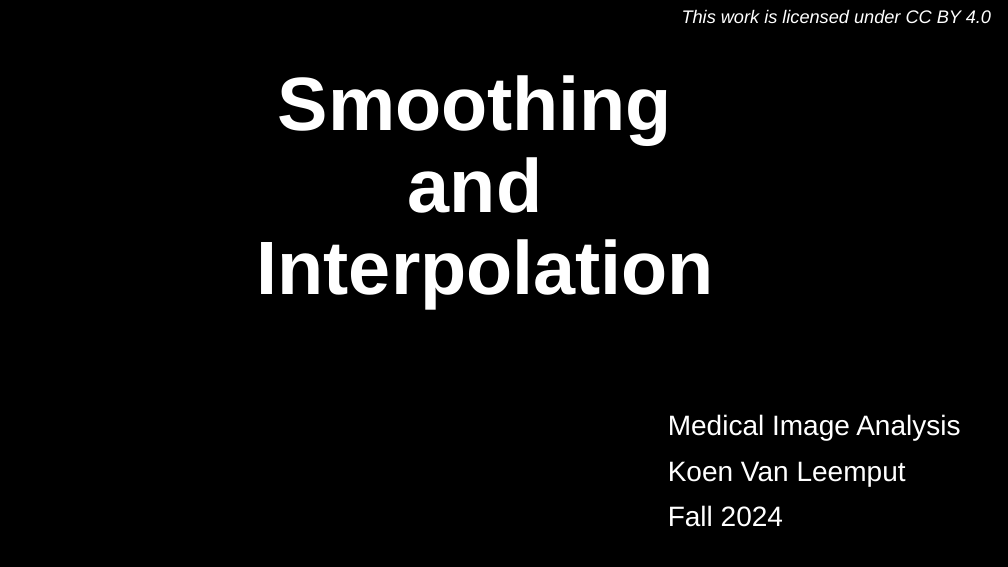
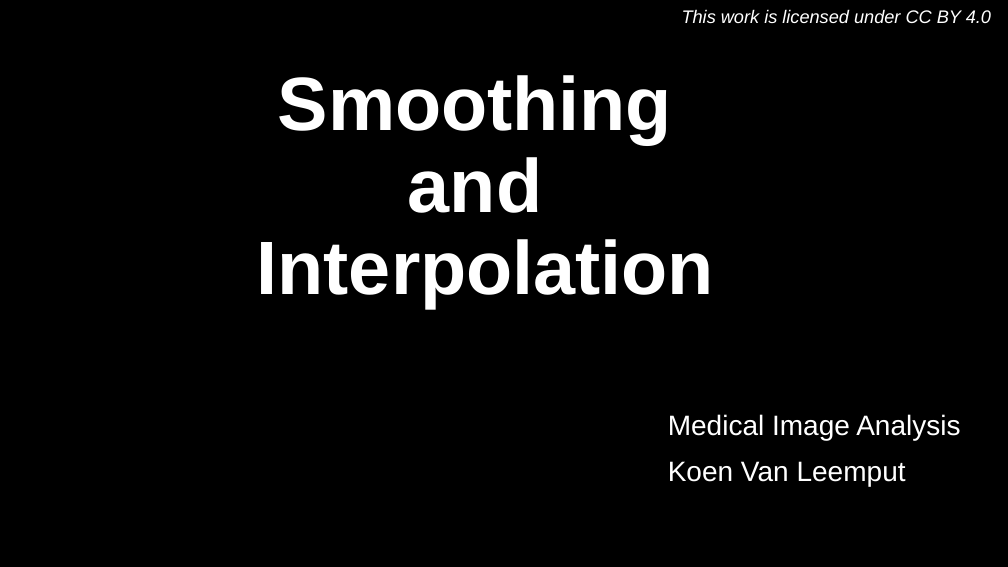
Before and after one commit to leempko/mia, a slide deck: slide 1 of lecture_slides/smoothing_and_interpolation/smoothing_and_interpolation.odp. Drawn at 1008x567 pixels with LibreOffice and Linux fonts; fonts in the diff are those of the drawing; background and template pictures are left out. Boxes give left, top, right and bottom in pixels: in the first picture for what was removed or moved away, otherwise in the second. Text is boxed around its words. In the diff, an @@ line names an element or a change of style, - is before the commit and + after.

```diff
--- a/lecture_slides/smoothing_and_interpolation/smoothing_and_interpolation.odp
+++ b/lecture_slides/smoothing_and_interpolation/smoothing_and_interpolation.odp
@@ text removed at [668, 505, 783, 527] @@
-Fall 2024
```
Also in this commit, not shown: 25 other slides changed, 1 other file.
